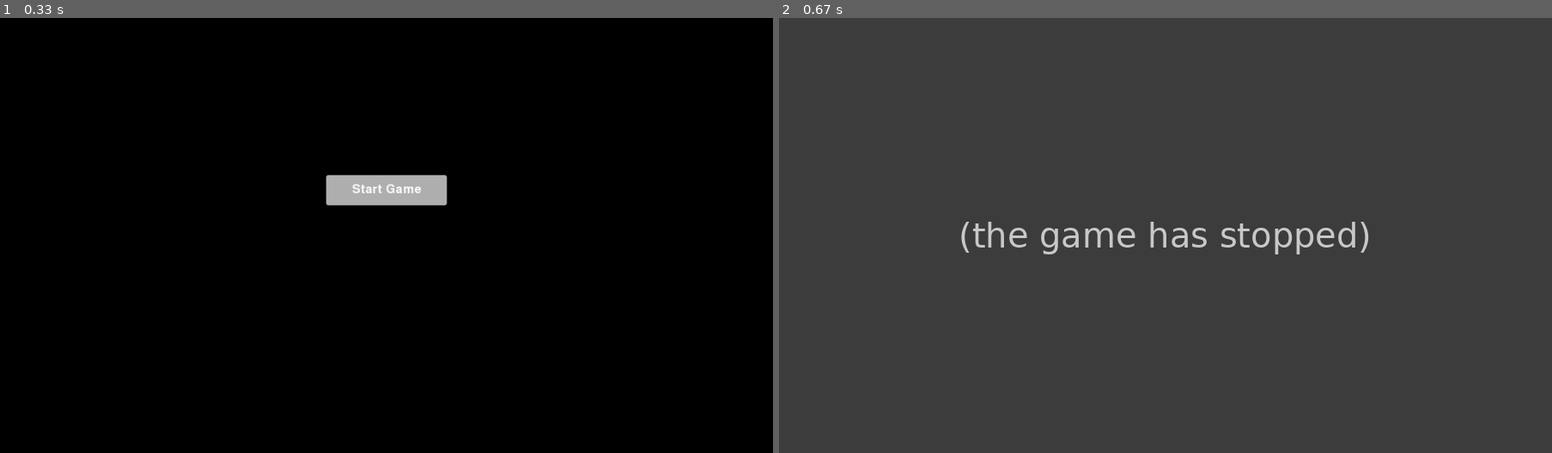
Above: before the commit, frames 1-2 (left to right).
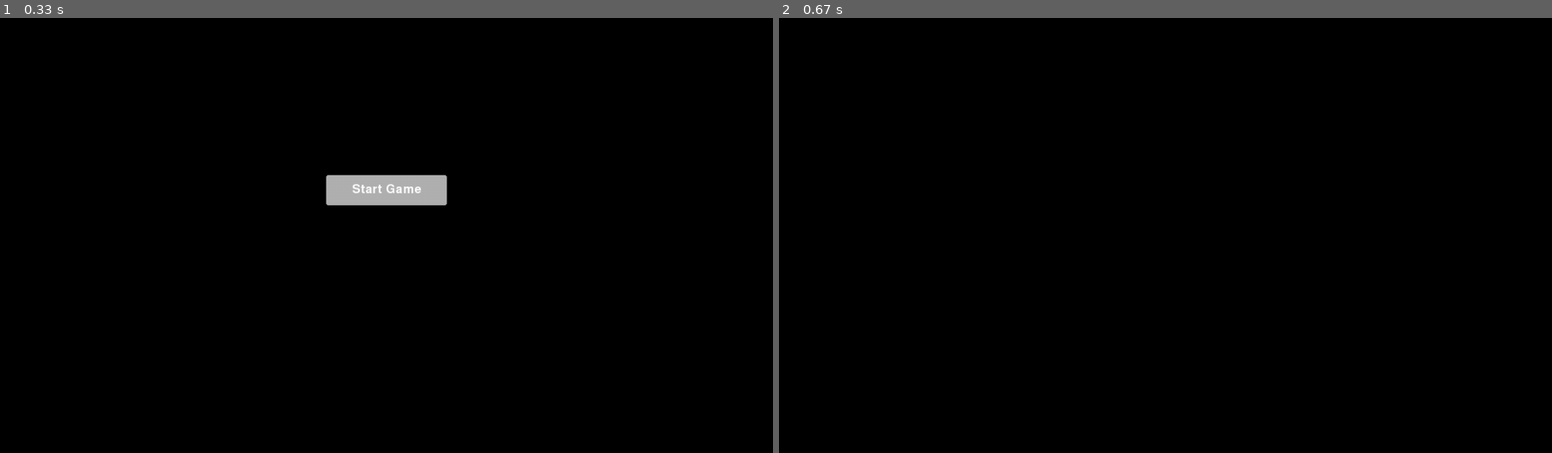
Above: after the commit, the same moments.

Repository: FosterSenpai/PygamePlatformer
Game: pygame game, started from src/main.py
The game is run twice, just before and just after one commit, with the same random seed, the same clock (stepped at 60 frames per second) and the same inputs.
Inputs:
- Up to frame 1 (0.33 s): no input
- Up to frame 2 (0.67 s): click "Start Game" at 0.38 s

Frame 1 is identical in both runs. In frame 2, 100% of the frame differs, in the area x 0-100%, y 0-100%.
Error before the commit: TypeError: PlayScreen.__init__() takes 2 positional arguments but 3 were given (screen_manag...; the game stopped at 0.38 s (later frames are placeholders)

Commit message:
feat(play_screen) add player parameter to PlayScreen and implement event handling

Diff:
--- a/src/classes/screens/play_screen.py
+++ b/src/classes/screens/play_screen.py
@@ -2,11 +2,12 @@
 from ..levels.level_1 import Level1
 
 class PlayScreen:
-    def __init__(self, screen) -> None:
+    def __init__(self, screen, player) -> None:
         # Screen Setup
         self._screen = screen
         self._bg_colour = (0,0,0)
         self._current_level = Level1()
+        self._player = player
 
     def draw(self) -> None:
         # Prepare Screen
@@ -17,4 +18,7 @@
         pass
 
     def handle_event(self, event):
-        pass
+        # Send events to be handled by player, check for 'Pause' response.
+        player_result = self._player.handle_event(event)
+        if player_result == "Pause":
+            return player_result
